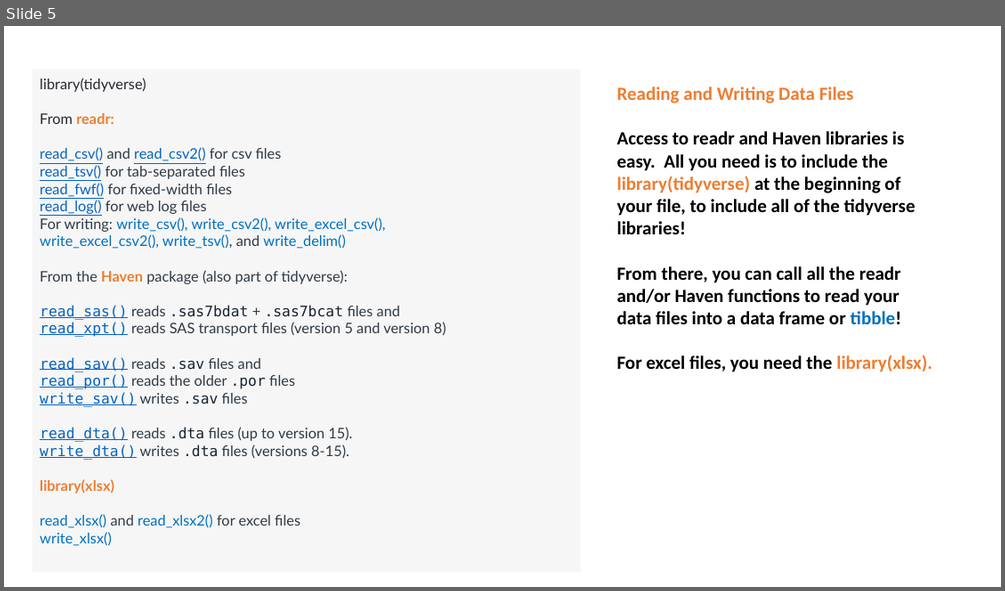
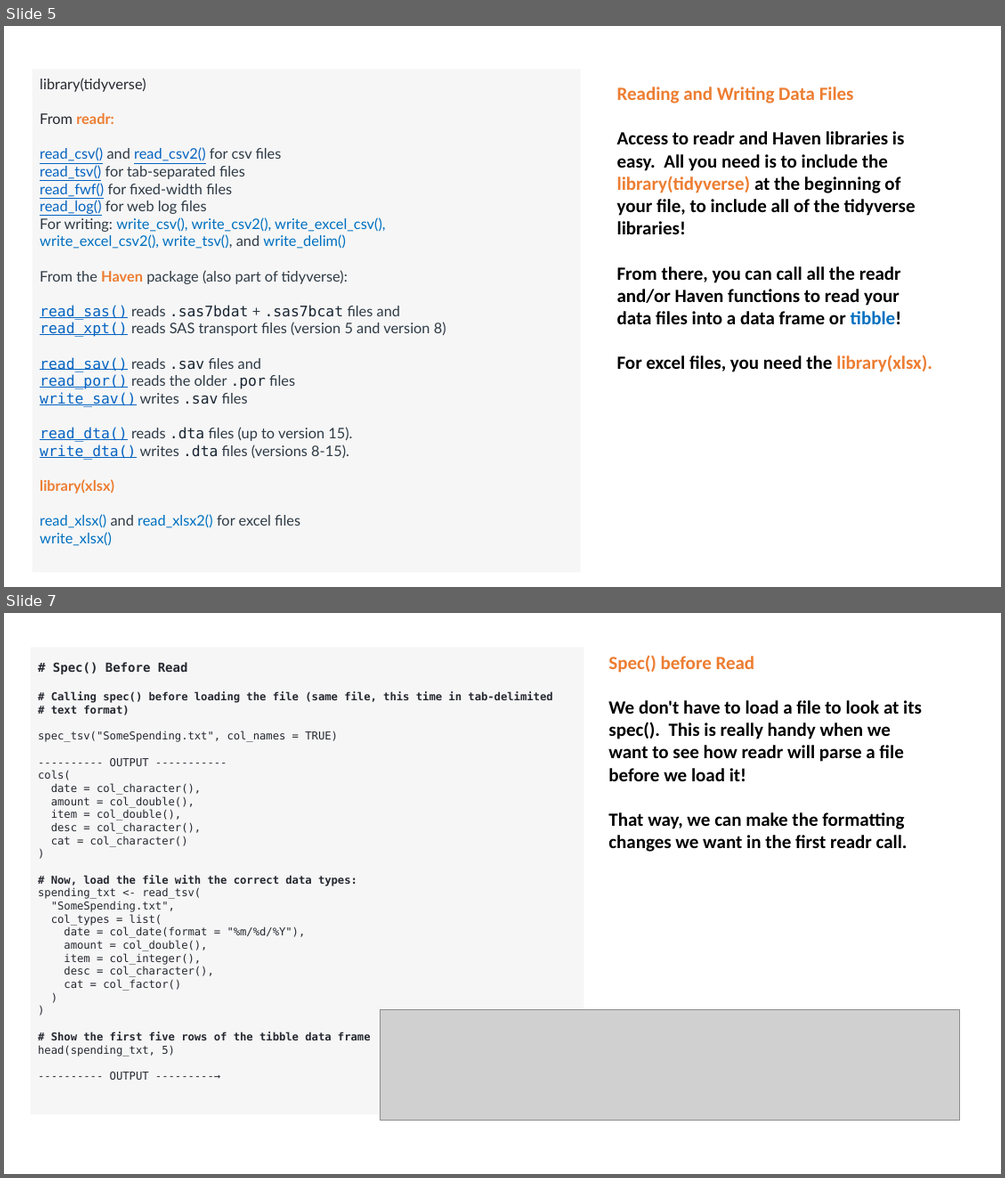
Before and after one commit to krashr-ds/R-cs-course, a slide deck: Lesson 6 - Reading and Wrangling Data with Tidyverse.pptx. Shown one above the other, each under a label of ours: slide 5 before the commit, slides 5 and 7 after it; the slides between them are not shown. The pictures are 1005x591 and 1005x1178 pixels, drawn with LibreOffice and Linux fonts; fonts in the diff are those of the drawing; grey boxes stand for pictures. Boxes give left, top, right and bottom in pixels: in the first picture for what was removed or moved away, otherwise in the second. Text is boxed around its words. In the diff, an @@ line names an element or a change of style, - is before the commit and + after.

```diff
--- a/Lesson 6 - Reading and Wrangling Data with Tidyverse.pptx
+++ b/Lesson 6 - Reading and Wrangling Data with Tidyverse.pptx
@@ slide 7 added at (x1=4, y1=613, x2=1001, y2=1174), background #FFFFFF @@
@@ rectangle added at (x1=30, y1=648, x2=583, y2=1115), fill #F6F6F6, 10.5 pt, text #252830 @@
+# Spec() Before Read
+# Calling spec() before loading the file (same file, this time in tab-delimited
+# text format)
+spec_tsv("SomeSpending.txt", col_names = TRUE)
+---------- OUTPUT -----------
+cols(
+date = col_character(),
+amount = col_double(),
+item = col_double(),
+desc = col_character(),
+cat = col_character()
+)
+# Now, load the file with the correct data types:
+spending_txt <- read_tsv(
+"SomeSpending.txt",
+col_types = list(
+date = col_date(format = "%m/%d/%Y"),
+amount = col_double(),
+item = col_integer(),
+desc = col_character(),
+cat = col_factor()
+)
+)
+# Show the first five rows of the tibble data frame
+head(spending_txt, 5)
+---------- OUTPUT ---------→
@@ text added at (x1=608, y1=655, x2=922, y2=852), 18 pt, text #000000, bold @@
+Spec() before Read
+We don't have to load a file to look at its spec(). This is really handy when we want to see how readr will parse a file before we load it!
+That way, we can make the formatting changes we want in the first readr call.
@@ picture added at (x1=380, y1=1010, x2=960, y2=1120) @@
```
Also in this commit, not shown: 6 slides changed, 19 other slides added, 19 slides removed, 49 other files.
